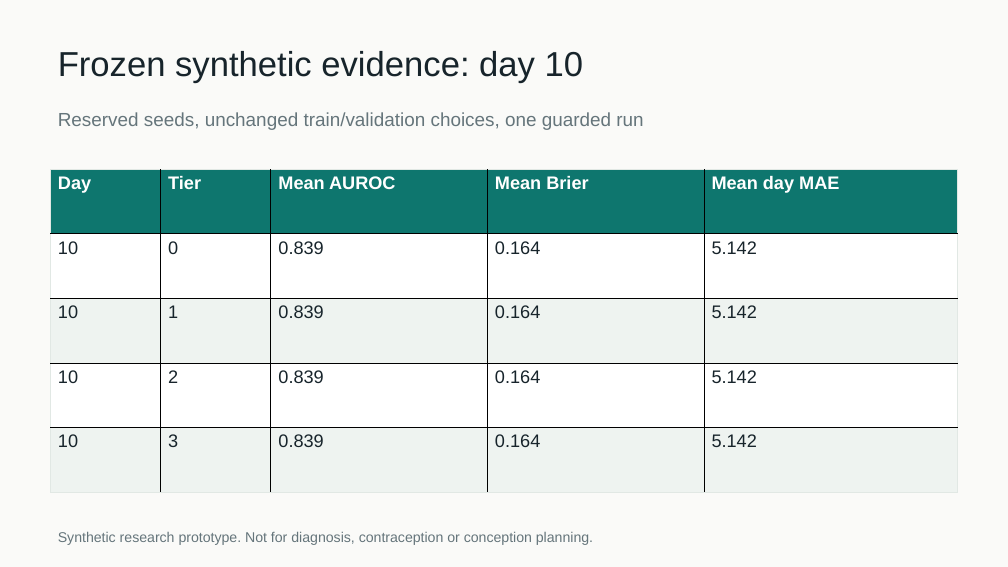
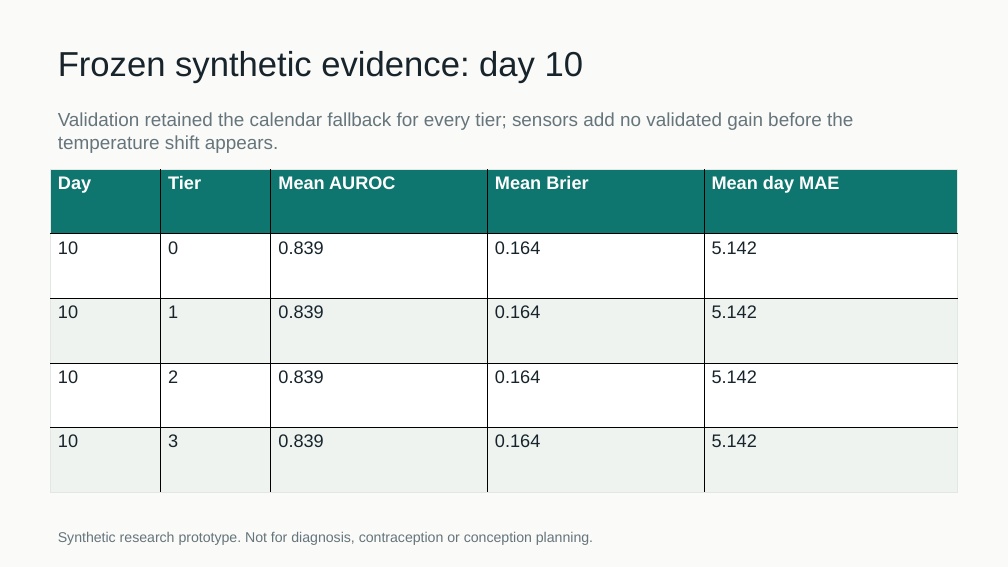
Before and after one commit to kushagragupta2005/CycleTwin_VIT, a slide deck: slide 10 of deliverables/CycleTwin_pitch_deck.pptx. Drawn at 1008x567 pixels with LibreOffice and Linux fonts; fonts in the diff are those of the drawing. Boxes give left, top, right and bottom in pixels: in the first picture for what was removed or moved away, otherwise in the second. Text is boxed around its words. In the diff, an @@ line names an element or a change of style, - is before the commit and + after.

```diff
--- a/deliverables/CycleTwin_pitch_deck.pptx
+++ b/deliverables/CycleTwin_pitch_deck.pptx
@@ text at bbox=[58, 112, 853, 153]: text changed @@
-Reserved seeds, unchanged train/validation choices, one guarded run
+Validation retained the calendar fallback for every tier; sensors add no validated gain before the temperature shift appears.
```
Also in this commit, not shown: 3 other slides changed, 9 other files.
